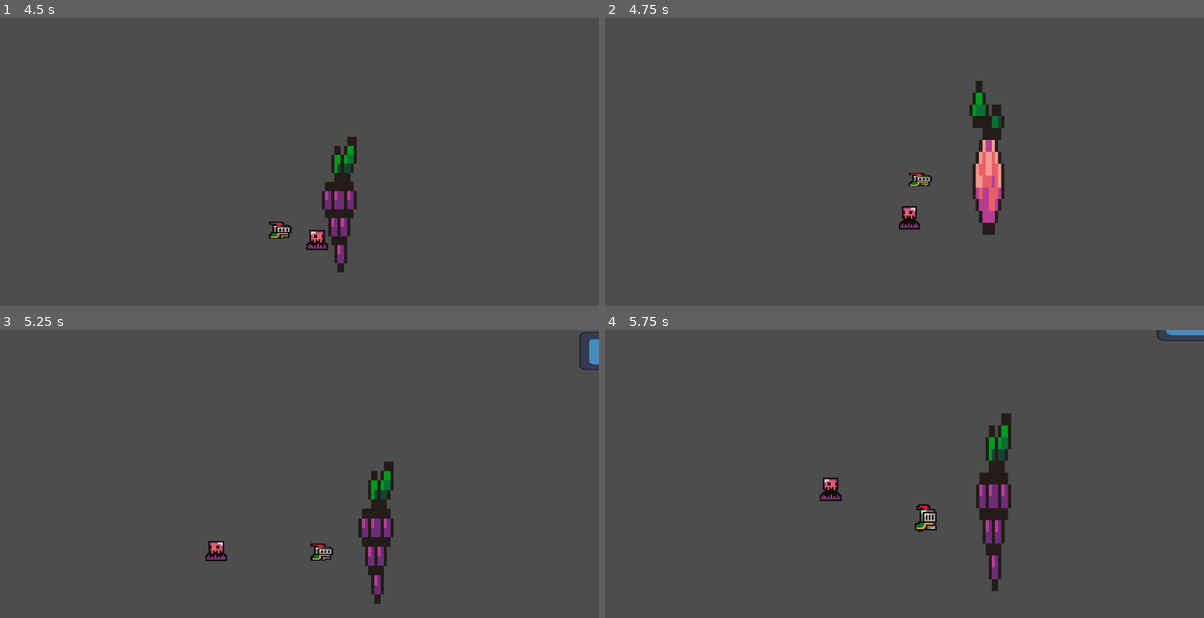
Above: before the commit, frames 1-4 (two rows, left to right).
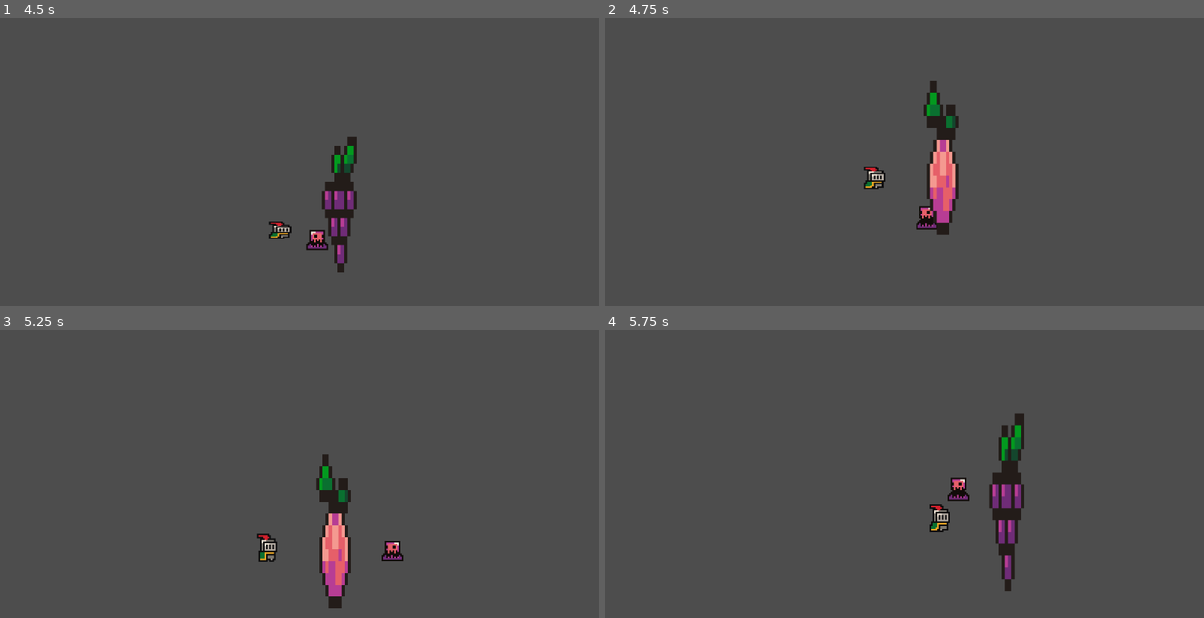
Above: after the commit, the same moments.

Repository: Luna264/candy-strike
Game: Godot game, scene res://levels/level_1.tscn
The game is run twice, just before and just after one commit, with the same random seed, the same clock (stepped at 60 frames per second) and the same inputs. The engine's default icon, where the game draws it, is replaced by a stand-in: a white triangle on a blue panel in a dark square.
Inputs (mouse positions are in pixels of both pictures, inside the frame that each line leads up to):
- Up to frame 1 (4.5 s): tap Enter at 0.5 s; move the mouse to (269, 254) at 0.52 s; hold D (right) 0.53-2.03 s; click (269, 254) at 0.6 s; tap Space (jump) at 0.77, 1.52, 3.02, 3.77 s; move the mouse to (479, 236) at 1.27 s; tap R (c_attack) at 1.35, 2.85, 4.35 s; move the mouse to (119, 136) at 2.02 s; hold A (left) 2.03-4.28 s; click (119, 136) at 2.1 s; move the mouse to (329, 185) at 2.77 s; move the mouse to (209, 101) at 3.52 s; click (209, 101) at 3.6 s; move the mouse to (431, 167) at 4.27 s; hold D (right) from 4.28 s (still down)
- Up to frame 2 (4.75 s): keep holding D (right); tap Space (jump) at 4.52 s
- Up to frame 3 (5.25 s): keep holding D (right); move the mouse to (179, 514) at 5.02 s; click (179, 514) at 5.1 s
- Up to frame 4 (5.75 s): keep holding D (right)

Frame 1 is identical in both runs. In frame 2, 4.8% of the frame differs, in the area x 43-67%, y 21-76%; in frame 3, 4.6%; in frame 4, 4.1%.

Commit message:
player health bar (bugged)
it works, but for some reason it isnt visible i will fix that later

Diff:
--- a/levels/level_1.tscn
+++ b/levels/level_1.tscn
@@ -7,10 +7,33 @@
 [ext_resource type="Script" uid="uid://dy5gn03cyk8v7" path="res://scripts/camera_2d.gd" id="6_5ot28"]
 [ext_resource type="Script" uid="uid://b23w3mfh8ex6c" path="res://scripts/level_manager.gd" id="6_btoec"]
 [ext_resource type="PackedScene" uid="uid://b2dc757t46rfw" path="res://scenes/level_swap.tscn" id="7_gwceb"]
+[ext_resource type="Texture2D" uid="uid://hbx21hdxsbub" path="res://assets/sprites/healthbarUnder.png" id="8_08mmt"]
+[ext_resource type="Texture2D" uid="uid://cqnhuei2j5uas" path="res://assets/sprites/healthbarProgress.png" id="9_5ot28"]
+[ext_resource type="Script" uid="uid://d22wusqsc3ni0" path="res://scripts/playerhealth.gd" id="10_aerfg"]
 
 [sub_resource type="WorldBoundaryShape2D" id="WorldBoundaryShape2D_uwrxv"]
 
 [node name="Level_1" type="Node2D"]
+
+[node name="CanvasLayer" type="CanvasLayer" parent="."]
+
+[node name="TextureProgressBar" type="TextureProgressBar" parent="CanvasLayer" node_paths=PackedStringArray("player")]
+z_index = 2
+anchors_preset = -1
+anchor_left = -0.057
+anchor_top = 0.074
+anchor_right = -0.057
+anchor_bottom = 0.074
+offset_left = -116.336
+offset_top = -23.952
+offset_right = -44.336
+offset_bottom = 16.048
+scale = Vector2(1.55283, 1.55283)
+value = 100.0
+texture_under = ExtResource("8_08mmt")
+texture_progress = ExtResource("9_5ot28")
+script = ExtResource("10_aerfg")
+player = NodePath("../../player")
 
 [node name="player" parent="." instance=ExtResource("1_btoec")]
 position = Vector2(-162, 92)
@@ -42,38 +65,40 @@
 script = ExtResource("6_5ot28")
 follow_node = NodePath("../player")
 
-[node name="SpawnHolderSLIME" type="Node2D" parent="."]
-position = Vector2(0, 2)
-script = ExtResource("5_n46q3")
+[node name="GameManagement" type="Node" parent="."]
 
-[node name="Spawner" type="Node2D" parent="SpawnHolderSLIME" groups=["SLIMEspawners"]]
-position = Vector2(109, 121)
+[node name="LevelSwap" parent="GameManagement" instance=ExtResource("7_gwceb")]
+position = Vector2(16, 66)
 
-[node name="Spawner2" type="Node2D" parent="SpawnHolderSLIME" groups=["SLIMEspawners"]]
-position = Vector2(-248, 6)
+[node name="LevelManager" type="Node2D" parent="GameManagement" groups=["level_manager"]]
+script = ExtResource("6_btoec")
 
-[node name="Spawner3" type="Node2D" parent="SpawnHolderSLIME" groups=["SLIMEspawners"]]
-position = Vector2(-26, 78)
+[node name="Check" type="Timer" parent="GameManagement/LevelManager"]
+wait_time = 0.5
+autostart = true
 
-[node name="WaveTimer" type="Timer" parent="."]
+[node name="WaveTimer" type="Timer" parent="GameManagement"]
 unique_name_in_owner = true
 wait_time = 0.6
 one_shot = true
 autostart = true
 
-[node name="LevelManager" type="Node2D" parent="." groups=["level_manager"]]
-script = ExtResource("6_btoec")
+[node name="SpawnHolderSLIME" type="Node2D" parent="GameManagement"]
+position = Vector2(0, 2)
+script = ExtResource("5_n46q3")
 
-[node name="Check" type="Timer" parent="LevelManager"]
-wait_time = 0.5
-autostart = true
+[node name="Spawner" type="Node2D" parent="GameManagement/SpawnHolderSLIME" groups=["SLIMEspawners"]]
+position = Vector2(109, 121)
 
-[node name="LevelSwap" parent="." instance=ExtResource("7_gwceb")]
-position = Vector2(2, 73)
+[node name="Spawner2" type="Node2D" parent="GameManagement/SpawnHolderSLIME" groups=["SLIMEspawners"]]
+position = Vector2(-248, 6)
+
+[node name="Spawner3" type="Node2D" parent="GameManagement/SpawnHolderSLIME" groups=["SLIMEspawners"]]
+position = Vector2(-26, 78)
 
 [connection signal="shakescreenplayer" from="player" to="Camera2D" method="_on_player_shakescreenplayer"]
 [connection signal="body_entered" from="player/candycane" to="player/candycane" method="attack_enemies"]
 [connection signal="enemyShakescreen" from="player/candycane" to="Camera2D" method="_on_candycane_enemy_shakescreen"]
-[connection signal="timeout" from="WaveTimer" to="SpawnHolderSLIME" method="_on_wave_timer_timeout"]
-[connection signal="levelSwap" from="LevelManager" to="LevelSwap" method="_on_level_manager_level_swap"]
-[connection signal="timeout" from="LevelManager/Check" to="LevelManager" method="_on_check_timeout"]
+[connection signal="levelSwap" from="GameManagement/LevelManager" to="GameManagement/LevelSwap" method="_on_level_manager_level_swap"]
+[connection signal="timeout" from="GameManagement/LevelManager/Check" to="GameManagement/LevelManager" method="_on_check_timeout"]
+[connection signal="timeout" from="GameManagement/WaveTimer" to="GameManagement/SpawnHolderSLIME" method="_on_wave_timer_timeout"]
--- a/scripts/level_swap.gd
+++ b/scripts/level_swap.gd
@@ -16,15 +16,15 @@
 
 	if is_active == false and is_starting == false:
 		animation_player.play("inactive")
-		print("inactive")
+
 
 	if is_active == true and is_starting == false:
 		animation_player.play("active")
-		print("active")
+
 
 	if is_active == false and is_starting == true:
 		animation_player.play("alive")
-		print("alive")
+
 
 func _on_area_entered(area: Node2D) -> void:
 	if area.is_in_group("player"):
--- a/scripts/player.gd
+++ b/scripts/player.gd
@@ -14,6 +14,7 @@
 @onready var _player_animation_player: AnimationPlayer = $AnimationPlayer
 
 signal shakescreenplayer
+signal healthChanged
 
 var is_crit = false
 var is_attacking = false
@@ -29,7 +30,8 @@
 var knockback_toggle = false
 var knockback_timer = 0.0
 
-var health = 150
+var health = 100
+var maxHealth = 100
 
 
 func _process(delta: float) -> void:
@@ -193,13 +195,12 @@
 		hit_timer.start()
 
 
-func _on_enemy_damage_output(damage_output) -> void: #take_damage function for player basically
-
+func _on_slime_damage_output(damage_output) -> void: #take_damage frm slime
 	is_attacking = false
 	is_damaged = true
-
-	print("being attacked")
 	health = health - damage_output
+	healthChanged.emit()
+
 
 
 func update_animation(animation):
--- /dev/null
+++ b/scripts/playerhealth.gd
@@ -0,0 +1,12 @@
+extends TextureProgressBar
+
+
+@export var player: CharacterBody2D
+
+func _ready() -> void:
+	player.healthChanged.connect(update)
+	update()
+
+
+func update():
+	value = player.health * 100 / player.maxHealth
--- a/scripts/spawn_holder_slime.gd
+++ b/scripts/spawn_holder_slime.gd
@@ -13,6 +13,10 @@
 @onready var dead_enemies = 0
 
 @onready var wave_timer = get_node("%WaveTimer")
+
+
+@onready var player = get_tree().get_first_node_in_group("player")
+
 #@onready var resets = 0 #if resets is greater than a certain value, next level
 
 func _ready():
@@ -29,14 +33,16 @@
 func spawn_enemies():
 	if max_level >= current_level:
 		for i in range(enemy_dict[current_level]): #the enemy number of the current level
-			var e = enemy.instantiate()
+			var enemy = enemy.instantiate()
 
 			var spawn_length = get_child_count() - 1
 			var spawn_num = rand.randi_range(0, spawn_length)
 			var spawn_position = get_child(spawn_num).position
 
-			e.position = spawn_position
-			add_child(e)
+			enemy.position = spawn_position
+			add_child(enemy)
+			if player and not enemy.damage_output.connect(player._on_slime_damage_output):
+				enemy.damage_output.connect(player._on_slime_damage_output)
 
 			await get_tree().create_timer(2.0).timeout
 	else:
Binary file added: assets/sprites/healthbarProgress.png
Not shown, added: assets/sprites/healthbarProgress.png.import
Binary file added: assets/sprites/healthbarUnder.png
Not shown, added: assets/sprites/healthbarUnder.png.import
Not shown: 1 places in levels/level_1.tscn that only renumber resources
Not shown, added: scripts/playerhealth.gd.uid
